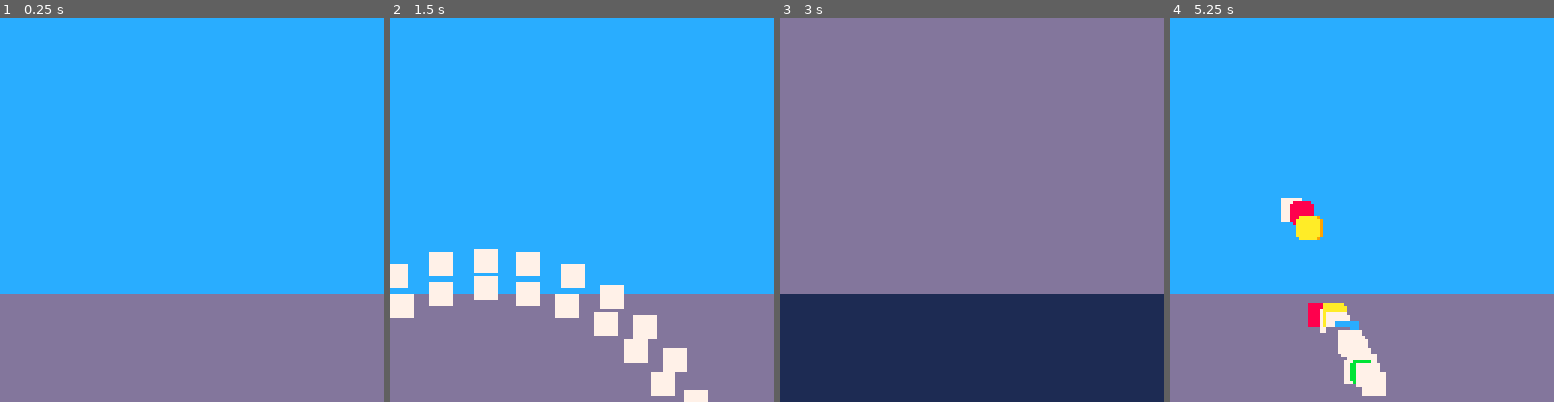
Above: before the commit, frames 1-4 (left to right).
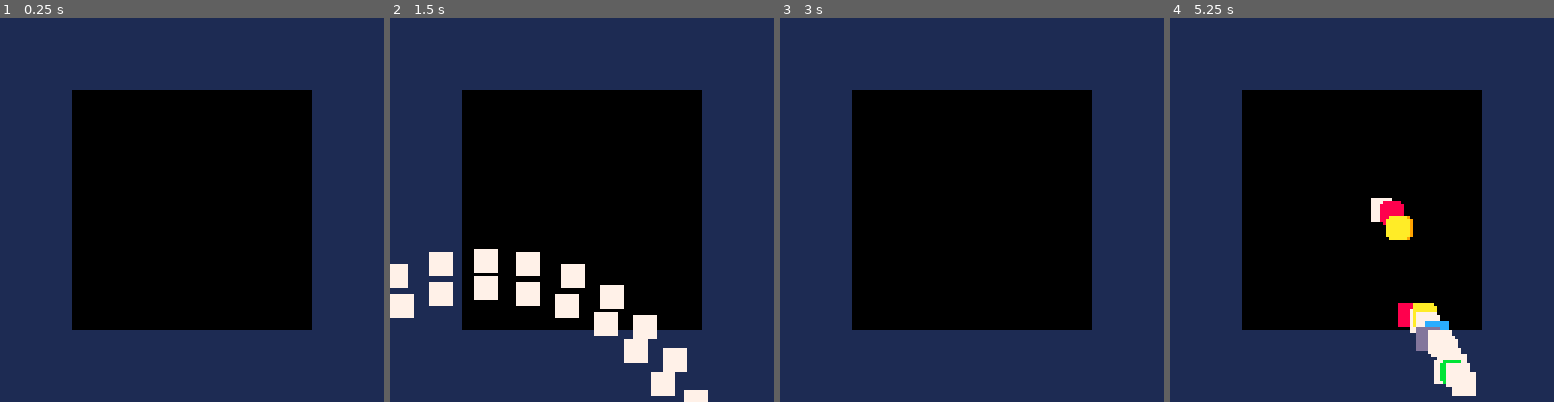
Above: after the commit, the same moments.

Repository: samskivert/darkflame
Game: PICO-8 cartridge darkflame.p8
The game is run twice, just before and just after one commit, with the same random seed, the same clock (stepped at 60 frames per second) and the same inputs.
Inputs:
- Up to frame 1 (0.25 s): no input
- Up to frame 2 (1.5 s): tap O (Z key) at 0.33, 0.7, 1.43 s; tap X (X key) at 1.07 s
- Up to frame 3 (3 s): hold Left 1.97-2.37 s; tap X (X key) at 2.07, 2.4, 2.73 s; tap O (Z key) at 2.22 s; hold Down 2.42-2.82 s; hold Right from 2.87 s (still down)
- Up to frame 4 (5.25 s): tap X (X key) every 0.33 s from 3.07 to 5.07 s; tap O (Z key) at 3.1, 3.98, 4.87 s; release Right at 3.53 s; hold Up 3.58-4.08 s; hold Right 4.13-4.53 s; hold Down 4.58-5.08 s; hold Left from 5.13 s (still down)

The runs differ from the first frame. In frame 1, 100% of the frame differs, in the area x 0-100%, y 0-100%; in frame 2, 94%; in frame 3, 78%; in frame 4, 100%.

Commit message:
Some progress on world drawing, etc.

Diff:
--- a/actor.lua
+++ b/actor.lua
@@ -70,7 +70,8 @@
     if (y%1 > 0.5) return solid(x,y+1)
   end
 
-  return fget(val, 1)
+  -- flag 3: solid terrain tile
+  return fget(val, 3)
 end
 
 function smash(x,y,b)
@@ -232,7 +233,6 @@
   a.bounce  = 0
   a.delay   = 0
   a.id      = 0 -- player 1
-  print("make_player")
   return a
 end
 
--- a/levels.lua
+++ b/levels.lua
@@ -150,7 +150,7 @@
   -- spawn player
   for y=0,15 do for x=0,127 do
     local val=mget(x,y)
-    if (val == 72) then
+    if (val == 1) then
       clear_cel(x,y)
       pl[1] = make_player(1, x+0.5,y+0.5,1)
       if (num_players==2) then
--- a/world.lua
+++ b/world.lua
@@ -291,7 +291,7 @@
   end
 
   outgame_logic()
-  update_camera()
+  -- update_camera()
 
   if (glitch_mushroom or corrupt_mode) then
     for i=1,4 do
@@ -368,56 +368,56 @@
   -- sample palette colour
   local colx=120+level
 
-  -- sky gradient
-  if (ldat.sky) then
-    for y=cam_y,127 do
-      col=ldat.sky[flr(mid(1,#ldat.sky, (y+(y%4)*6) / 16))]
-      line(0,y,511,y,col)
-    end
-  end
+  -- -- sky gradient
+  -- if (ldat.sky) then
+  --   for y=cam_y,127 do
+  --     col=ldat.sky[flr(mid(1,#ldat.sky, (y+(y%4)*6) / 16))]
+  --     line(0,y,511,y,col)
+  --   end
+  -- end
 
   -- elements
   for pass=0,1 do
     camera()
 
-    for el in all(ldat.bgels) do
-      if (pass==0 and el.xyz[3]>1) or (pass==1 and el.xyz[3]<=1) then
-        pal()
-        if (el.cols) then
-          for i=1,#el.cols, 2 do
-            if (el.cols[i+1]==-1) then
-              palt(el.cols[i],true)
-            else
-              pal(el.cols[i],el.cols[i+1])
-            end
-          end
-        end
-
-        local s=el.src
-        local pixw=s[3] * 8
-        local pixh=s[4] * 8
-        local sx=el.xyz[1]
-        if (el.dx) then
-          sx += el.dx*t()
-        end
-
-        local sy=el.xyz[2]
-        sx = (sx-cam_x)/el.xyz[3]
-        sy = (sy-cam_y)/el.xyz[3]
-
-        repeat
-          map(s[1],s[2],sx,sy,s[3],s[4])
-          if (el.fill_up) then
-            rectfill(sx,-1,sx+pixw-1,sy-1,el.fill_up)
-          end
-          if (el.fill_down) then
-            rectfill(sx,sy+pixh,sx+pixw-1,128,el.fill_down)
-          end
-          sx+=pixw
-        until sx >= 128 or not el.xyz[4]
-      end
-    end
-    pal()
+    -- for el in all(ldat.bgels) do
+    --   if (pass==0 and el.xyz[3]>1) or (pass==1 and el.xyz[3]<=1) then
+    --     pal()
+    --     if (el.cols) then
+    --       for i=1,#el.cols, 2 do
+    --         if (el.cols[i+1]==-1) then
+    --           palt(el.cols[i],true)
+    --         else
+    --           pal(el.cols[i],el.cols[i+1])
+    --         end
+    --       end
+    --     end
+
+    --     local s=el.src
+    --     local pixw=s[3] * 8
+    --     local pixh=s[4] * 8
+    --     local sx=el.xyz[1]
+    --     if (el.dx) then
+    --       sx += el.dx*t()
+    --     end
+
+    --     local sy=el.xyz[2]
+    --     sx = (sx-cam_x)/el.xyz[3]
+    --     sy = (sy-cam_y)/el.xyz[3]
+
+    --     repeat
+    --       map(s[1],s[2],sx,sy,s[3],s[4])
+    --       if (el.fill_up) then
+    --         rectfill(sx,-1,sx+pixw-1,sy-1,el.fill_up)
+    --       end
+    --       if (el.fill_down) then
+    --         rectfill(sx,sy+pixh,sx+pixw-1,128,el.fill_down)
+    --       end
+    --       sx+=pixw
+    --     until sx >= 128 or not el.xyz[4]
+    --   end
+    -- end
+    -- pal()
 
     if (pass==0) then
       draw_z1(cam_x,cam_y)
@@ -505,7 +505,8 @@
   cls(12)
   -- view width
   local vw=split and 64 or 128
-  cls()
+  cls(1)
+  rectfill(3*8, 3*8, 13*8-1, 13*8-1, 0)
 
   -- decide which side to draw
   -- player 1 view
@@ -515,9 +516,7 @@
   end
 
   -- player 1 (or whole screen)
-  draw_world(
-    view0_x,0,vw,128,
-    cam_x,cam_y)
+  draw_world(view0_x,0,vw,128, cam_x,cam_y)
 
   -- player 2 view if needed
   if (split) then
